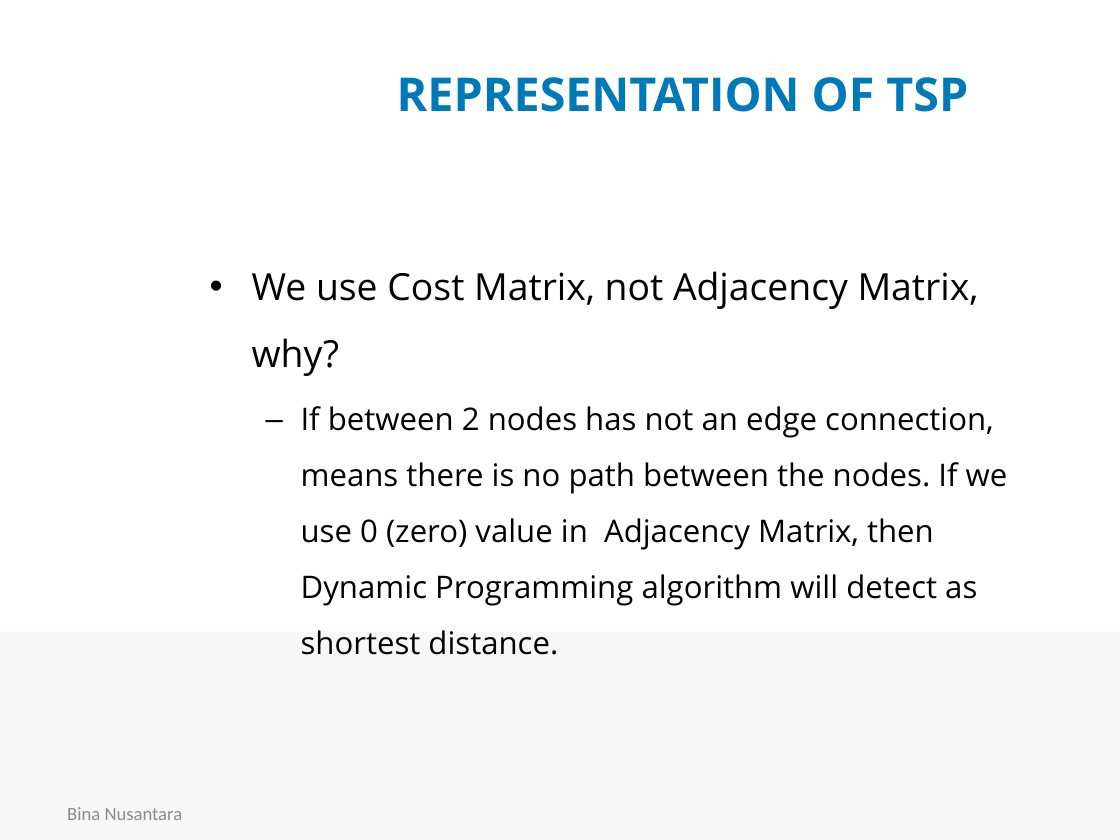
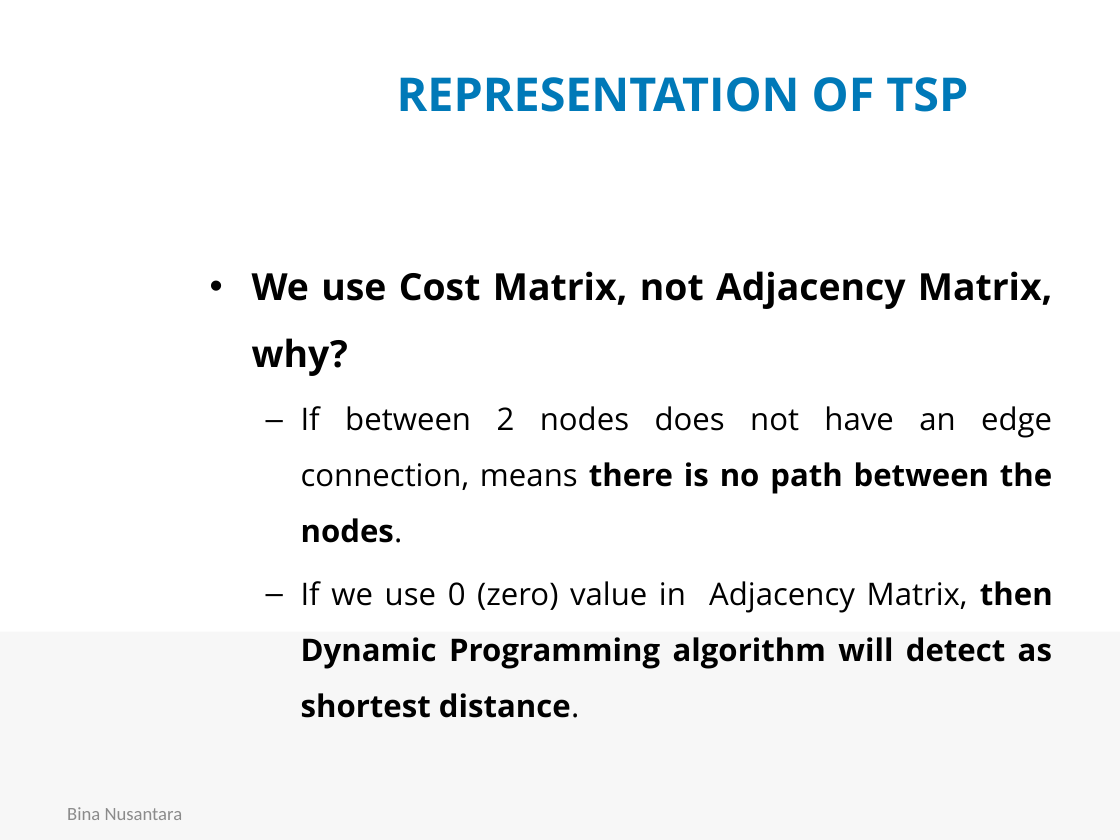
Before and after one commit to rhiosutoyo/Teaching-Algorithm-Design-and-Analysis, a slide deck: slide 11 of Travelling Salesman Problem/COMP6049 Pert 15-16 rhio-edit.pptx (slide 8 before the commit). Drawn at 1120x840 pixels with LibreOffice and Linux fonts; fonts in the diff are those of the drawing; background and template pictures are left out. Boxes give left, top, right and bottom in pixels: in the first picture for what was removed or moved away, otherwise in the second. Text is boxed around its words. In the diff, an @@ line names an element or a change of style, - is before the commit and + after.

```diff
--- a/Travelling Salesman Problem/COMP6049 Pert 15-16 rhio-edit.pptx
+++ b/Travelling Salesman Problem/COMP6049 Pert 15-16 rhio-edit.pptx
@@ text at <box>252,271,1053,376</box>: bold on in "We use Cost Matrix, not Adjacency Matrix, ..."; alignment left to justified @@
@@ text at <box>301,406,1053,718</box>: text changed @@
-  – If between 2 nodes has not an edge connection, means there is no path between the nodes. If we use 0 (zero) value in Adjacency Matrix, then Dynamic Programming algorithm will detect as shortest distance.
+  – If between 2 nodes does not have an edge connection, means there is no path between the nodes.
+  – If we use 0 (zero) value in Adjacency Matrix, then Dynamic Programming algorithm will detect as shortest distance.
```
Also in this commit, not shown: 9 other slides changed, 8 slides added, 3 slides removed.
